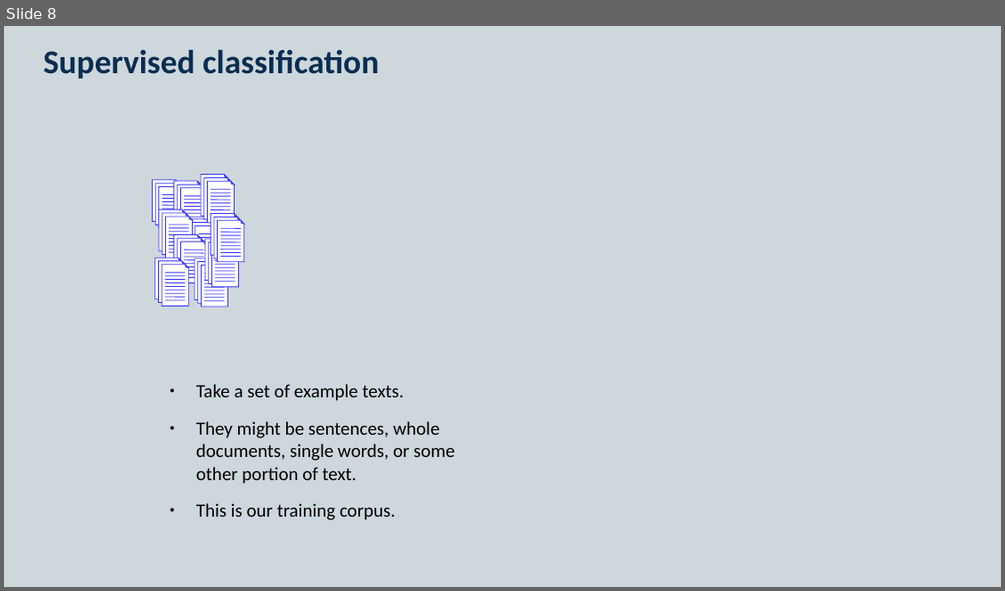
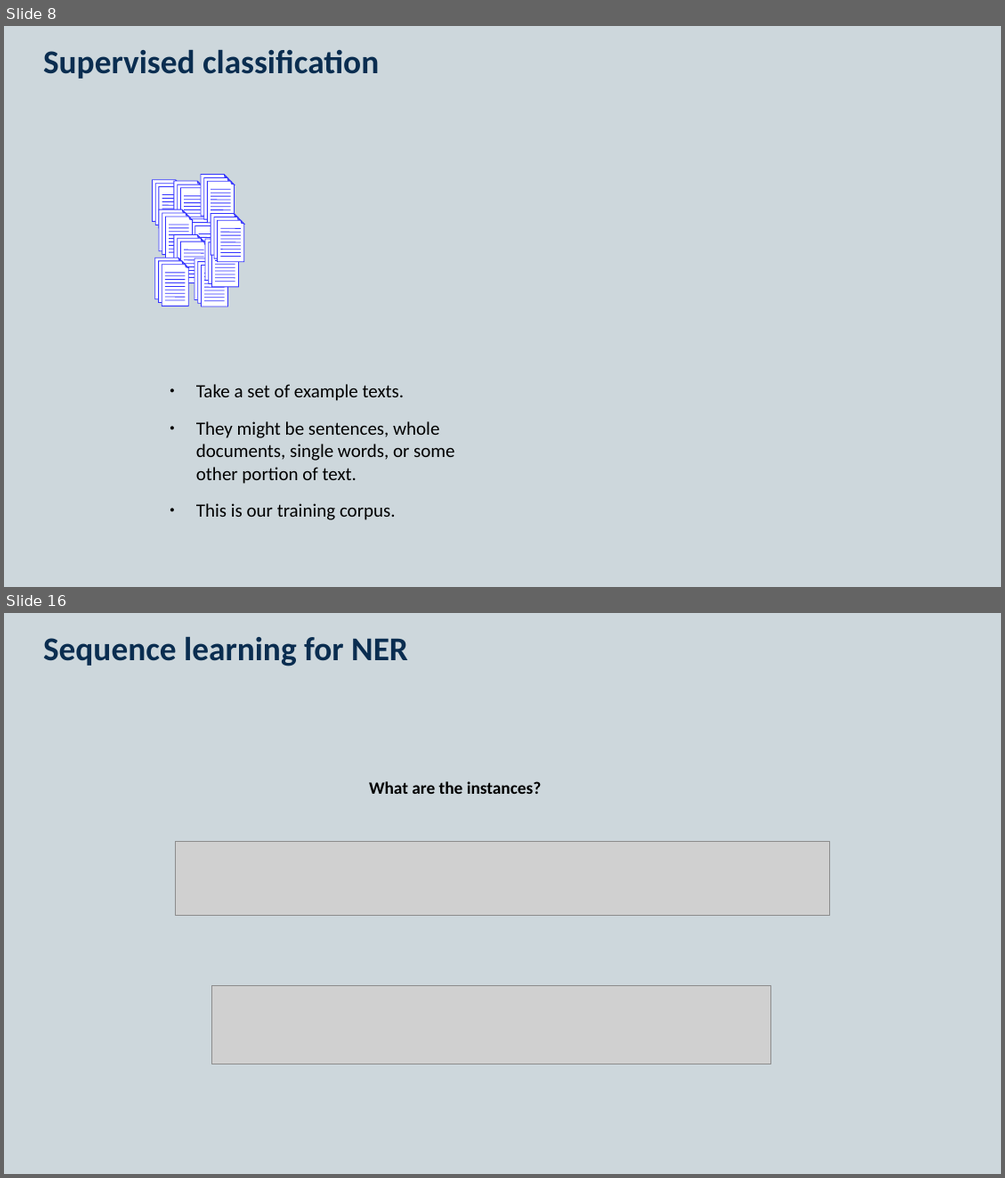
Before and after one commit to KCL-Health-NLP/nlp-half-day-workshop, a slide deck: presentations/classification.pptx. Shown one above the other, each under a label of ours: slide 8 before the commit, slides 8 and 16 after it; the slides between them are not shown. The pictures are 1005x591 and 1005x1178 pixels, drawn with LibreOffice and Linux fonts; fonts in the diff are those of the drawing; grey boxes stand for pictures. Boxes give left, top, right and bottom in pixels: in the first picture for what was removed or moved away, otherwise in the second. Text is boxed around its words. In the diff, an @@ line names an element or a change of style, - is before the commit and + after.

```diff
--- a/presentations/classification.pptx
+++ b/presentations/classification.pptx
@@ slide 16 added at [4, 613, 1001, 1174], background #CDD7DC; not listed: 2 template elements that a slide beside it also shows @@
@@ title added at [43, 637, 408, 666], 32 pt, text #0A2D50, bold @@
+Sequence learning for NER
@@ text added at [369, 781, 542, 794], 16.6 pt, text #000000, bold @@
+What are the instances?
@@ picture added at [175, 841, 830, 915] @@
@@ picture added at [212, 986, 770, 1064] @@
```
Also in this commit, not shown: 3 other slides added.
